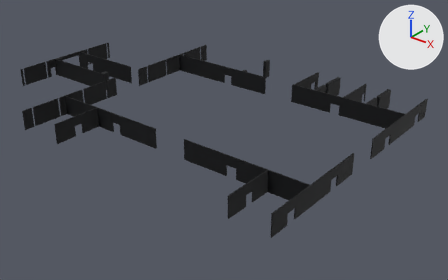
An edit to the glTF model godot/assets/models/tt_struct_f1_walls.glb, drawn before and after from the same camera.
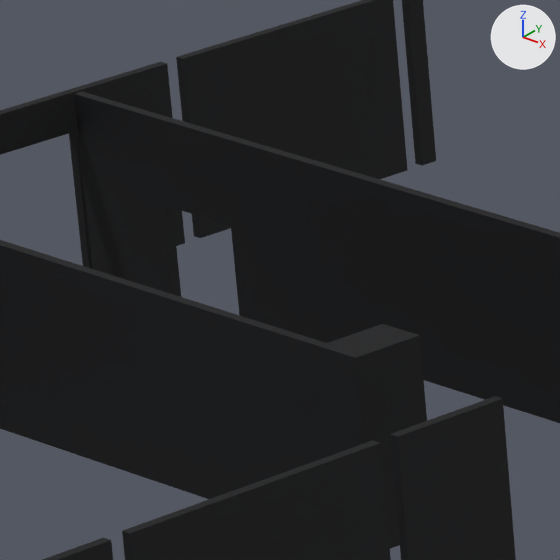
Each version is shown whole from a 50 mm lens placed at (115.0, -127.6, 73.1), pointed at (11.0, 2.4, -7.4), then close up on the part from 16% to 27% of the width and 16% to 33% of the height. Every picture has the same lights, and +X, +Y and +Z are marked at upper right. The last two pictures show the newer version. Objects named as collision shapes, trigger or cutter boxes, shadow casters or lower levels of detail are left out. Vertices at exactly the same position are counted once.

The older version as bpy lines, for what is in view:
```python
me_walls_f1 = bpy.data.meshes.new('Walls_F1')
me_walls_f1.from_pydata(...)  # 590 vertices, 1040 faces; spans x -56.7..56.7, y -39.2..39.2, z 0.0..5.7
me_walls_f1.materials.append(mat_tt_carbonslate)
ob_walls_f1 = bpy.data.objects.new('Walls_F1', me_walls_f1)
ob_walls_f1.location = (0.0, 0.0, 0.0)
```
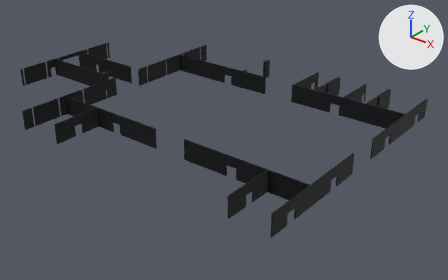
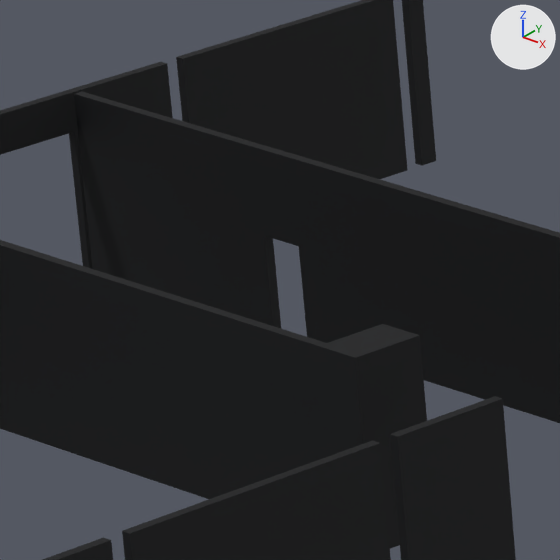
Changed parts and their boxes [x1, y1, x2, y2] in the close-ups (560 x 560 px; the box of a moved part takes in the faces that stretch with it):
part 1 of me_walls_f1, moved or reshaped
    before: [222, 138, 560, 423]
    after: [290, 158, 560, 423]
part 2 of me_walls_f1, moved or reshaped
    before: [74, 94, 231, 297]
    after: [74, 94, 299, 328]

Patch to the scene script:
```diff
--- a/godot/assets/models/tt_struct_f1_walls.glb.py
+++ b/godot/assets/models/tt_struct_f1_walls.glb.py
@@ me_walls_f1 @@
 me_walls_f1.from_pydata(...)  # 590 vertices, 1040 faces; spans x -56.7..56.7, y -39.2..39.2, z 0.0..5.7
 # used by ob_walls_f1; location = (0.0, 0.0, 0.0)
+# me_walls_f1 part 1: all 6 vertices in x -49.6, y 5.0..5.3, z 0.0..5.7 are moved by (3.0, 0.0, 0.0)
+# me_walls_f1 part 2: all 6 vertices in x -52.6, y 5.0..5.3, z 0.0..5.7 are moved by (4.5, 0.0, 0.0)
 me_walls_f1.materials.append(mat_tt_carbonslate)
```
